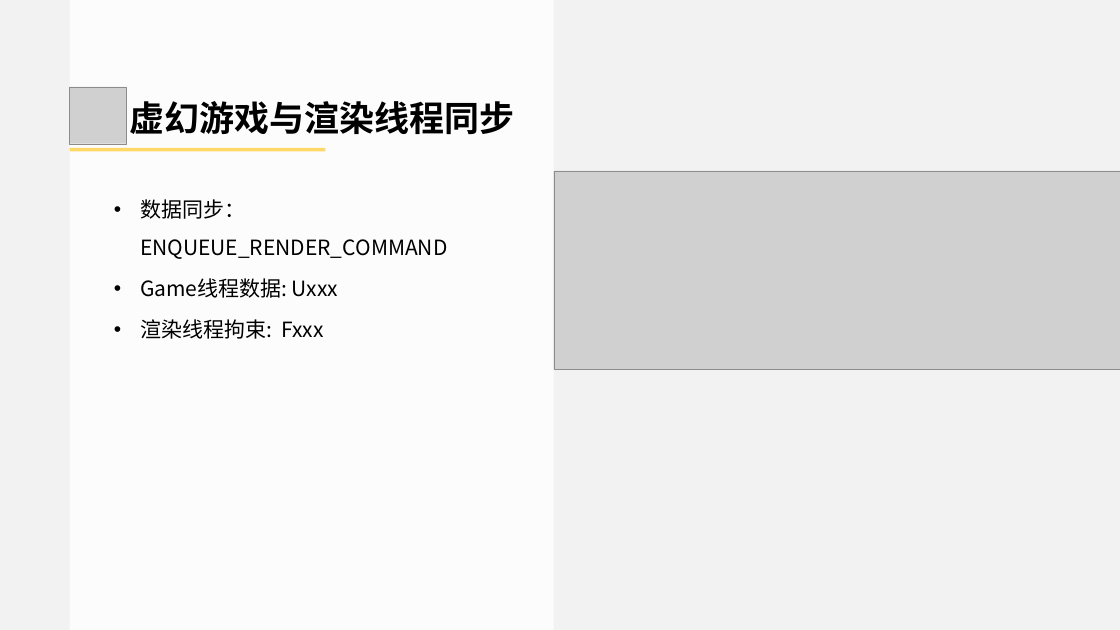
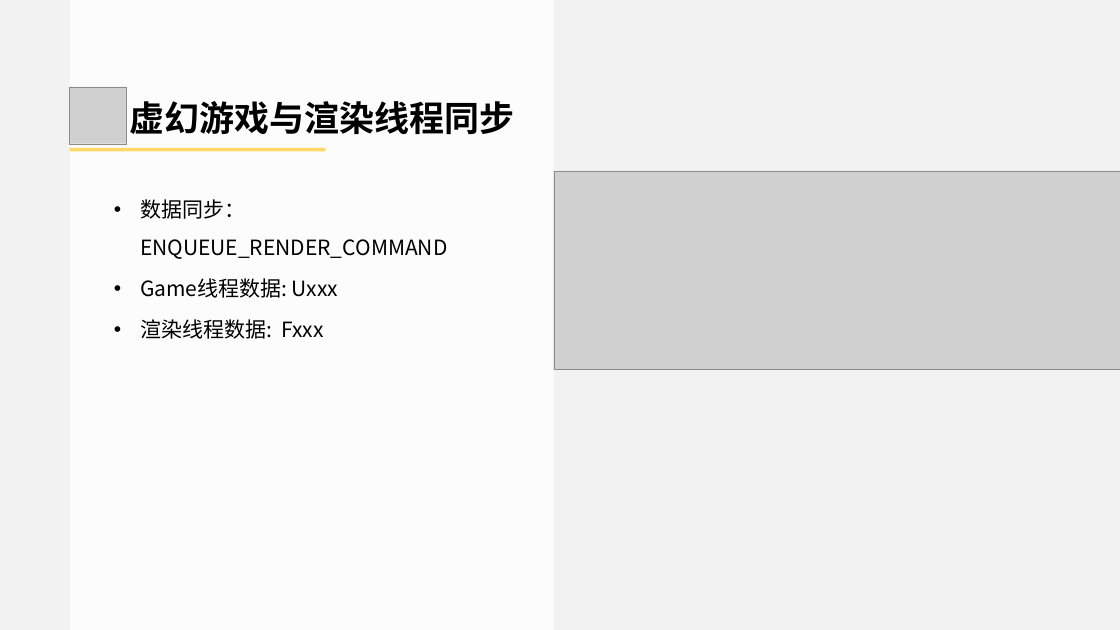
Before and after one commit to doomlover/KSGameEngineTutorials, a slide deck: slide 25 of PPTs/04.引擎基础概念与底层实用系统.pptx. Drawn at 1120x630 pixels with LibreOffice and Linux fonts; fonts in the diff are those of the drawing; grey boxes stand for pictures. Boxes give left, top, right and bottom in pixels: in the first picture for what was removed or moved away, otherwise in the second. Text is boxed around its words. In the diff, an @@ line names an element or a change of style, - is before the commit and + after.

```diff
--- a/PPTs/04.引擎基础概念与底层实用系统.pptx
+++ b/PPTs/04.引擎基础概念与底层实用系统.pptx
@@ text at <box>140,319,323,339</box>: text changed @@
-• 渲染线程拘束: Fxxx
+• 渲染线程数据: Fxxx
```
Also in this commit, not shown: 1 other slide changed.
